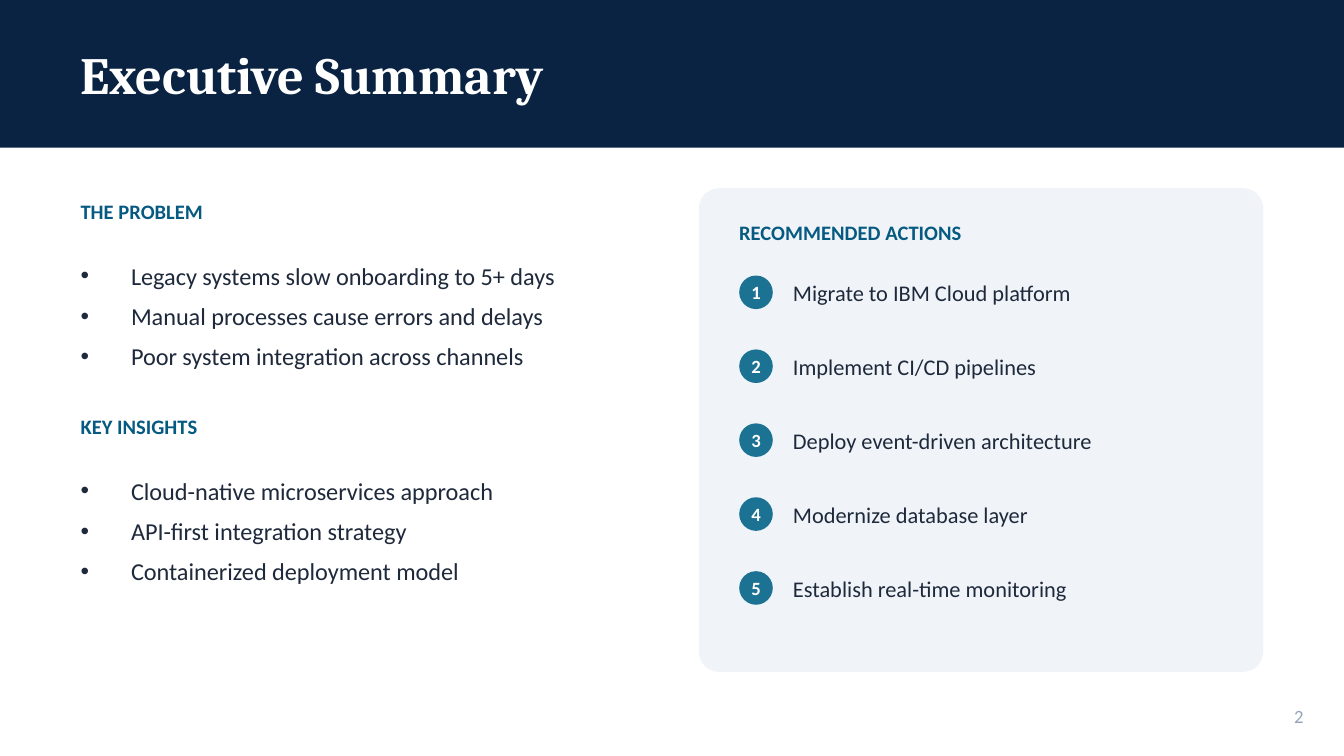
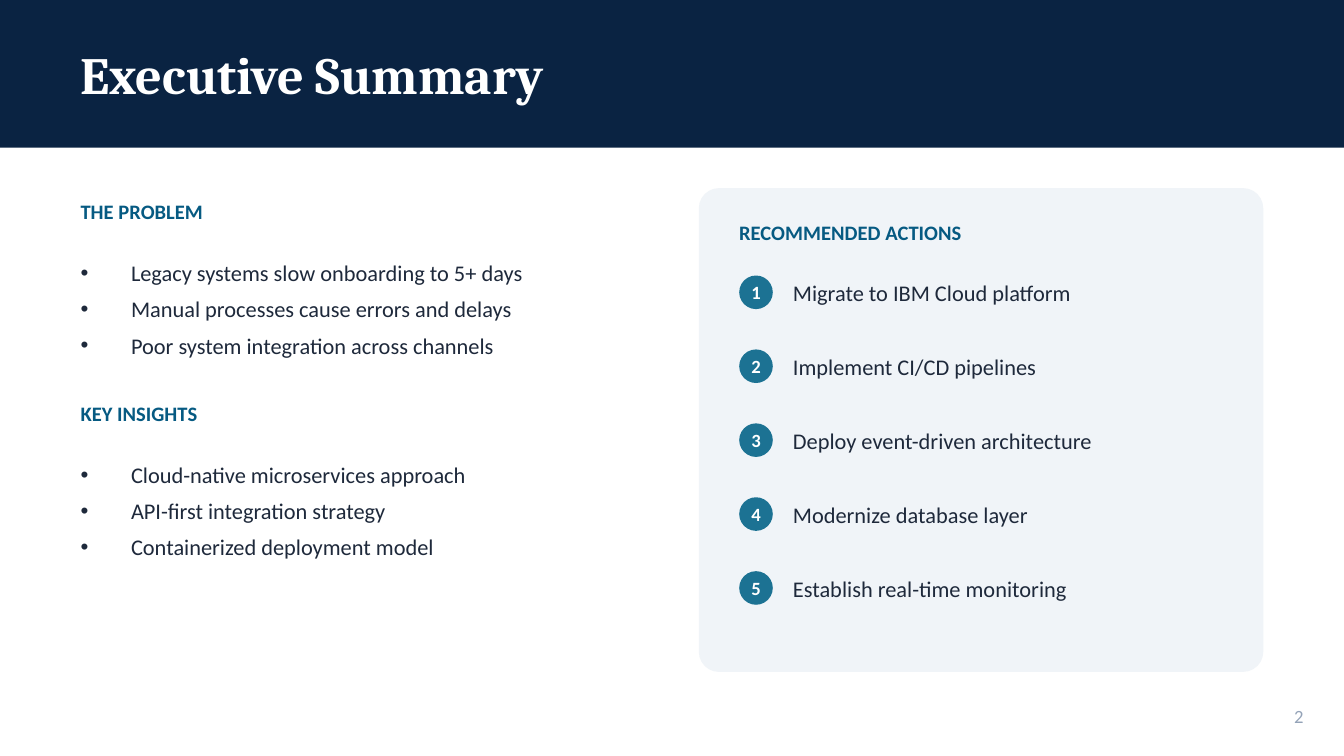
Before and after one commit to WitKoffie/Artist, a slide deck: slide 2 of FinalSubmission.pptx. Drawn at 1344x756 pixels with LibreOffice and Linux fonts; fonts in the diff are those of the drawing. Boxes give left, top, right and bottom in pixels: in the first picture for what was removed or moved away, otherwise in the second. Text is boxed around its words. In the diff, an @@ line names an element or a change of style, - is before the commit and + after.

```diff
--- a/FinalSubmission.pptx
+++ b/FinalSubmission.pptx
@@ text "Legacy systems slow onboarding to ..." at <box>131,265,523,358</box>: size 13 to 12 pt; less space between paragraphs @@
@@ text "KEY INSIGHTS": place and size @@
-text "KEY INSIGHTS" at <box>81,420,197,434</box>
+text "KEY INSIGHTS" at <box>81,407,197,421</box>
@@ text "Cloud-native microservices approach" at <box>131,467,465,559</box>: size 13 to 12 pt; less space between paragraphs @@
@@ text "Cloud-native microservices approach": place and size @@
-text "Cloud-native microservices approach" at <box>131,483,493,584</box>
+text "Cloud-native microservices approach" at <box>131,467,465,559</box>
```
Also in this commit, not shown: 17 other slides changed, 5 slides added, 2 slides removed, 2 other files.
